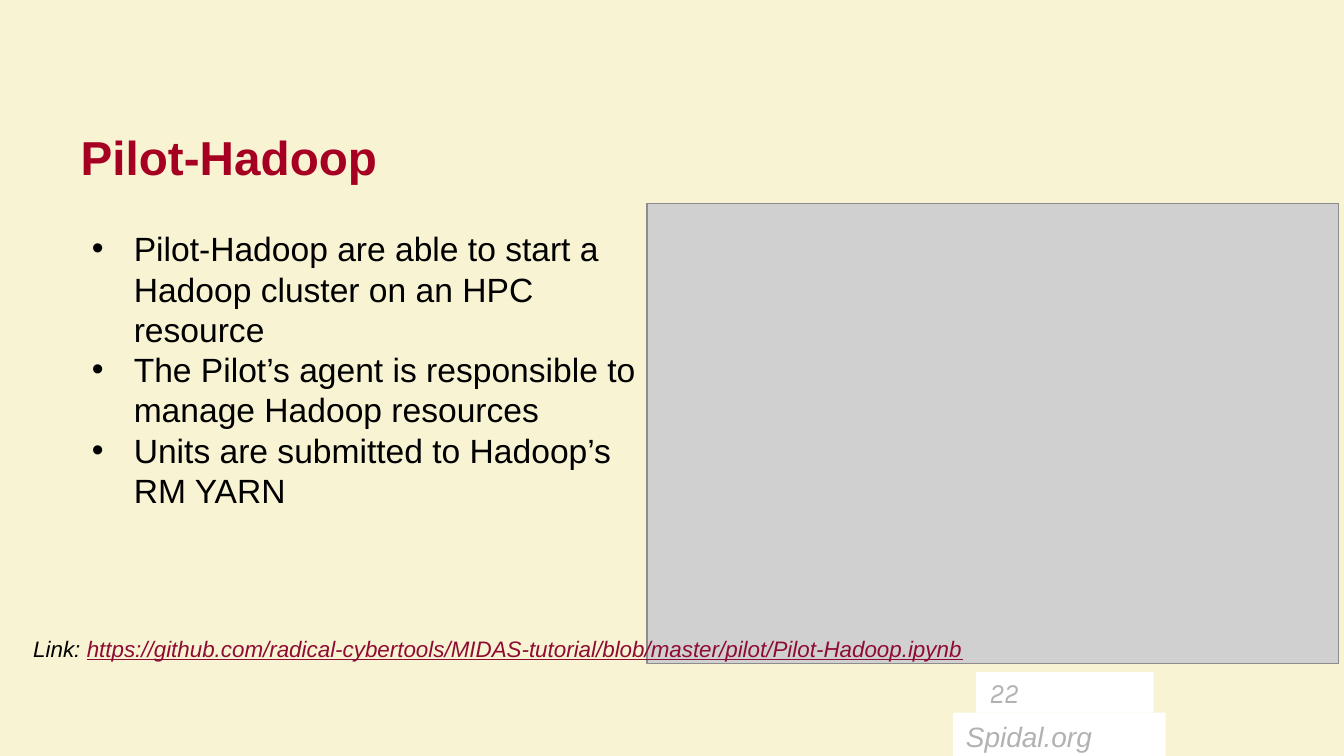
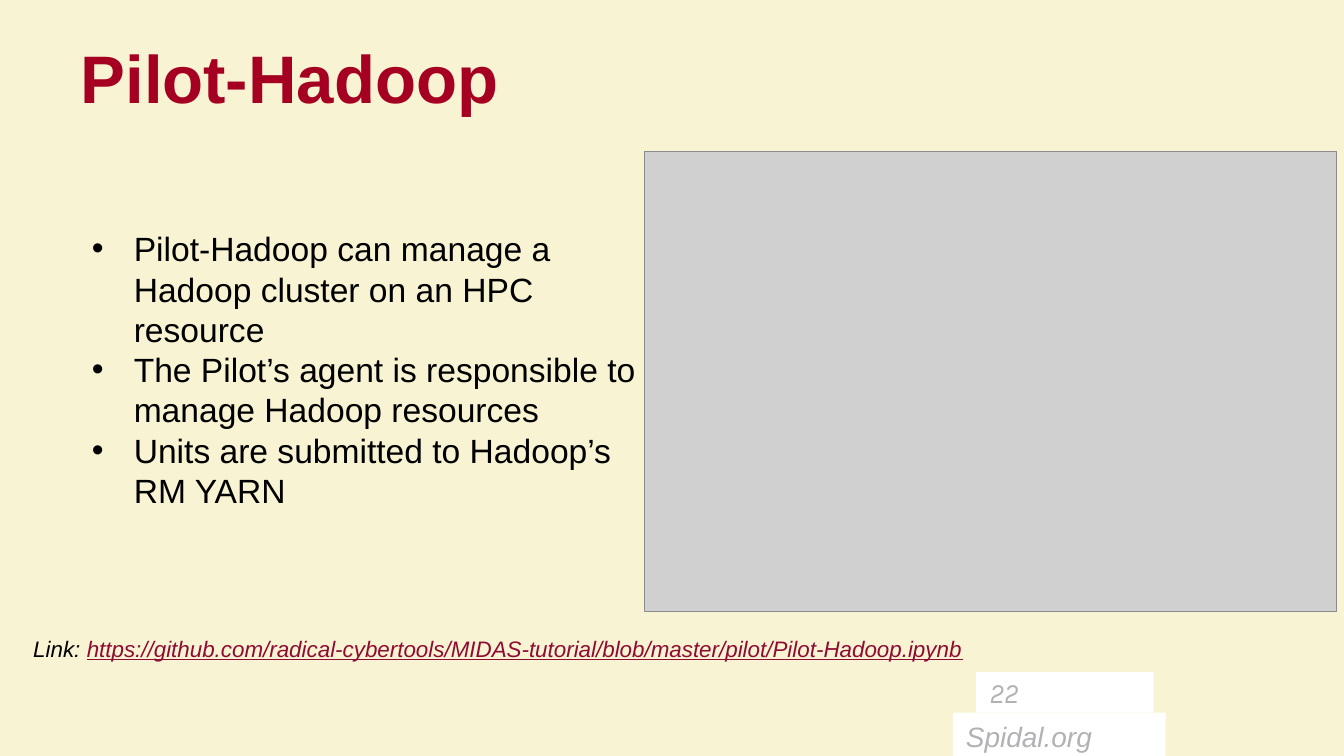
Before and after one commit to radical-cybertools/BioSimTutorial, a slide deck: slide 22 of Slides/SPIDAL-MIDAS-BioSim-Feb2017.pptx. Drawn at 1344x756 pixels with LibreOffice and Linux fonts; fonts in the diff are those of the drawing; grey boxes stand for pictures; background and template pictures are left out. Boxes give left, top, right and bottom in pixels: in the first picture for what was removed or moved away, otherwise in the second. Text is boxed around its words. In the diff, an @@ line names an element or a change of style, - is before the commit and + after.

```diff
--- a/Slides/SPIDAL-MIDAS-BioSim-Feb2017.pptx
+++ b/Slides/SPIDAL-MIDAS-BioSim-Feb2017.pptx
@@ title "Pilot-Hadoop" at <box>81,54,499,116</box>: size 25.5 to 36 pt @@
@@ picture: place and size @@
-picture at <box>646,203,1339,663</box>
+picture at <box>644,152,1336,612</box>
@@ text at <box>134,236,551,343</box>: text changed @@
-• Pilot-Hadoop are able to start a Hadoop cluster on an HPC resource
+• Pilot-Hadoop can manage a Hadoop cluster on an HPC resource
```
Also in this commit, not shown: 4 other slides changed.
